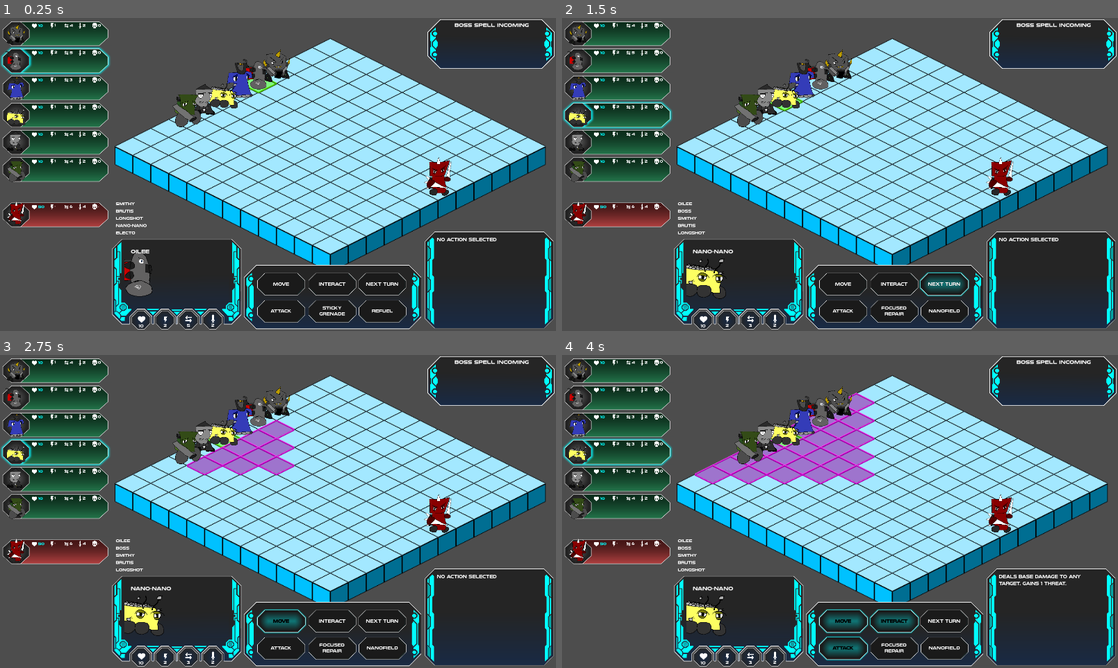
Above: before the commit, frames 1-4 (two rows, left to right).
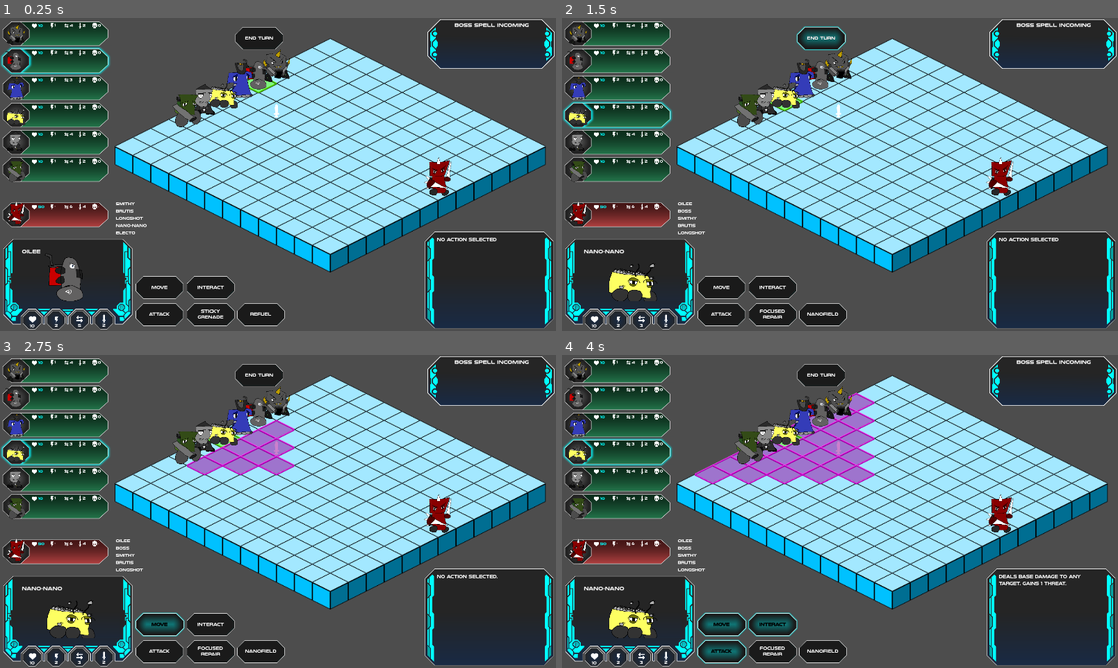
Above: after the commit, the same moments.

Repository: ScottHo/tactics
Game: Godot game, scene res://level.tscn
Same seed, same stepped clock (60 frames per second), same inputs: the game is played once before the commit and once after it.
Inputs:
- Up to frame 1 (0.25 s): no input
- Up to frame 2 (1.5 s): click "Next Turn" (after the commit: "End Turn") at 0.5 s; click "Next Turn" (after the commit: "End Turn") at 1.25 s
- Up to frame 3 (2.75 s): click "Move" at 2 s
- Up to frame 4 (4 s): click "Interact" at 2.75 s; click "Attack" at 3.5 s

The runs differ from the first frame. In frame 1, 16% of the frame differs, in the area x 0-76%, y 2-100%; in frame 2, 17%; in frame 3, 17%; in frame 4, 17%.

Commit message:
Start of interact service

Diff:
--- /dev/null
+++ b/DisplayHover.gd
@@ -0,0 +1,20 @@
+extends Node2D
+
+
+# Called when the node enters the scene tree for the first time.
+func _ready():
+    var r : ReferenceRect = $".."
+    r.mouse_entered.connect(show_tooltip)
+    r.mouse_exited.connect(hide_tooltip)
+    return
+
+
+func show_tooltip():
+    print("SHOW")
+    visible = true
+    return
+
+func hide_tooltip():
+    print("HIDE")
+    visible = false
+    return
--- a/Entity.gd
+++ b/Entity.gd
@@ -2,12 +2,14 @@
 
 var id: int
 var display_name: String
+var sprite: Node2D
 var alive: bool = true
 var location: Vector2i
 var attack: Action
 var action1: Action
 var action2: Action
 var moves_left: int
+var interactable: Interactable
 
 # Variable Stats
 var threat: int
@@ -17,7 +19,6 @@
 # Base Stats
 var max_health: int
 var movement: int
-var sprite: Node2D
 var speed: int # 10 is average, per 100 "cycles"
 var damage: int
 var armor: int
--- a/EntityInfoTab.tscn
+++ b/EntityInfoTab.tscn
@@ -1,10 +1,12 @@
-[gd_scene load_steps=9 format=3 uid="uid://dbb2avwiipbtb"]
+[gd_scene load_steps=11 format=3 uid="uid://dbb2avwiipbtb"]
 
 [ext_resource type="Script" path="res://EntityInfoTab.gd" id="1_r63co"]
 [ext_resource type="Texture2D" uid="uid://bwcjqtrnb8v1q" path="res://Assets/info_box.png" id="2_syuky"]
 [ext_resource type="Texture2D" uid="uid://b8pefgb5l0j42" path="res://Assets/arrow_reserve.png" id="3_yf7ib"]
 [ext_resource type="Texture2D" uid="uid://dodutmihl1csn" path="res://Assets/item_sword.png" id="4_flx8q"]
+[ext_resource type="Texture2D" uid="uid://b0n75a3fumq10" path="res://Assets/Quest Panel.svg" id="4_k0ivy"]
 [ext_resource type="Texture2D" uid="uid://dc3pjsse52ru1" path="res://Assets/heart_white.png" id="4_reefb"]
+[ext_resource type="Script" path="res://DisplayHover.gd" id="4_wnaqp"]
 [ext_resource type="Texture2D" uid="uid://i5cao7fn5vrc" path="res://Assets/white_bolt.png" id="5_0vfv3"]
 [ext_resource type="Texture2D" uid="uid://dhn2kw5m6too0" path="res://Assets/skull.png" id="8_3f53c"]
 
@@ -33,6 +35,17 @@
 position = Vector2(87.0245, 0)
 scale = Vector2(0.5, 0.5)
 texture = ExtResource("4_reefb")
+
+[node name="ReferenceRect" type="ReferenceRect" parent="Stats/HeartSprite"]
+offset_left = -28.7156
+offset_top = -25.3759
+offset_right = 111.284
+offset_bottom = 24.6241
+
+[node name="Sprite2D" type="Sprite2D" parent="Stats/HeartSprite/ReferenceRect"]
+visible = false
+texture = ExtResource("4_k0ivy")
+script = ExtResource("4_wnaqp")
 
 [node name="HpLabel" type="Label" parent="Stats"]
 offset_left = 102.875
--- /dev/null
+++ b/InteractService.gd
@@ -0,0 +1,82 @@
+class_name InteractService extends Node2D
+
+var _state: State
+var _enabled: bool = false
+var _entity: Entity
+var _action_type: int = -1
+var _target: Vector2i
+var _map_bfs: MapBFS
+
+@onready var tileMap: MainTileMap = $"../TileMap"
+@onready var highlightMap: HighlightMap = $"../HighlightMap"
+
+signal interactDone
+
+func _ready():
+    return
+
+func _input(event):
+    if not _enabled:
+        return
+    if event is InputEventMouseMotion:
+        var coords: Vector2i = tileMap.globalToPoint(get_global_mouse_position())
+        if _target != coords:
+            clearTargetHighlights()
+            _target = coords
+            if not _map_bfs.inRange(_target):
+                return
+            fillTargetHighlights()
+    if event is InputEventMouseButton and event.is_pressed():
+        match event.button_index:
+            MOUSE_BUTTON_LEFT:
+                print(_target)
+                var _inter: Interactable = _state.interactable_on_tile(_target)
+                if _inter == null:
+                    print("Could not find interactable")
+                    return
+                if _entity.interactable != null and _inter.storable:
+                    print("Already has item")
+                    return
+                print("Interact with" + _inter.display_name)
+                _inter.effect.call(_entity)
+                if _inter.storable:
+                    print("Stored")
+                    _entity.interactable = _inter
+                _state.remove_interactable(_inter)
+                interactDone.emit()
+                finish()
+                return
+    return
+
+func setState(state: State):
+    _state = state
+    return
+
+func fillTargetHighlights():
+    highlightMap.set_cell(0, _target, 0, Highlights.RED, 0)
+    return
+
+func clearTargetHighlights():
+    if _map_bfs.inRange(_target):
+        highlightMap.set_cell(0, _target, 0, Highlights.PURPLE, 0)
+    else:
+        highlightMap.set_cell(0, _target, 0, Highlights.EMPTY, 0)
+    _target = Vector2i(999,999)
+    return
+
+func maxRange() -> int:
+    return 1
+
+func finish():
+    if _map_bfs != null:
+        _map_bfs.resetHighlights(false)
+    _enabled = false
+    return
+
+func start(entity: Entity):
+    _entity = entity
+    _map_bfs = MapBFS.new()
+    _map_bfs.init(_entity.location, 1, tileMap, highlightMap, Highlights.PURPLE, _state, false, false)
+    _map_bfs.resetHighlights(true)
+    _enabled = true
+    return
--- /dev/null
+++ b/Interactable.gd
@@ -0,0 +1,9 @@
+class_name Interactable extends Node
+
+var display_name: String
+var description: String
+var effect: Callable
+var repeated_effect: Callable
+var storable: bool
+var location: Vector2i
+var sprite: Node2D
--- a/level.gd
+++ b/level.gd
@@ -9,6 +9,7 @@
 @onready var aiSpecialService: AiSpecialService = $AiSpecialService
 @onready var deathService: DeathService = $DeathService
 @onready var infoService: InfoService = $InfoService
+@onready var interactService: InteractService = $InteractService
 @onready var tileMap: MainTileMap = $TileMap
 @onready var highlightMap: HighlightMap = $HighlightMap
 var current_turn_id: int = -1
@@ -29,8 +30,10 @@
     menuService.nextTurnActionInitiate.connect(nextTurn)
     menuService.moveActionInitiate.connect(doMove)
     menuService.actionInitiate.connect(doAction)
+    menuService.interactActionInitiate.connect(doInteract)
     moveService.movesFound.connect(movesFound)
     actionService.actionDone.connect(actionDone)
+    interactService.interactDone.connect(interactDone)
     importTestData()
 
     actionService.setState(state)
@@ -41,6 +44,7 @@
     deathService.setState(state)
     turnService.setState(state)
     infoService.setState(state)
+    interactService.setState(state)
     infoService.start()
     turnService.update()
     menuService.setState(state)
@@ -98,6 +102,25 @@
     ent = _add_test_entity("Boss", 50, 6, 10, Vector2i(11, 2), "res://enemy_1.tscn", false)
     ent.damage += 2
     ActionFactory.add_base_attack(ent, 1)
+
+    var _inter = Interactable.new()
+    _inter.display_name = "Test"
+    _inter.description = "Test Interactable Description"
+    _inter.effect = func (user: Entity):
+        print("on pick up")
+        return
+    _inter.repeated_effect = func (user: Entity):
+        print("repeat")
+        return
+    _inter.storable = true
+    _inter.location = Vector2i(2,2)
+    var sprite: Sprite2D  = Sprite2D.new()
+    sprite.texture = load("res://Assets/item_sword.png")
+    sprite.scale = Vector2(.3, .3)
+    _inter.sprite = sprite
+    add_child(sprite)
+    sprite.global_position = tileMap.pointToGlobal(_inter.location)
+    state.add_interactable(_inter)
     return
 
 func _add_test_entity(display_name, health, movement, speed, location, sprite_path, ally):
@@ -133,6 +156,9 @@
     currentEntity().moves_left = currentEntity().get_movement()
     currentEntity().energy += 1
     if state.allies.has(current_turn_id):
+        if currentEntity().interactable != null:
+            if currentEntity().interactable.repeated_effect != null:
+                currentEntity().interactable.repeated_effect.call(currentEntity())
         currentEntity().loseThreat(1)
         _is_ai_turn = false
         menuService.enableAllButtons()
@@ -226,8 +252,10 @@
     return
 
 func resetPlayerServices():
+    menuService.set_description_text("No Action Selected.")
     moveService.finish()
     actionService.finish()
+    interactService.finish()
     highlightMap.highlight(currentEntity())
     return
 
@@ -236,8 +264,10 @@
     menuService.updateAllEntities()
     return
 
-func doMove():
+func doMove(on):
     resetPlayerServices()
+    if not on:
+        return
     moveService.start(currentEntity())
     return
 
@@ -262,8 +292,24 @@
     highlightMap.highlight(currentEntity())
     return
 
-func doAction(action_type: int):
+func doInteract(on):
     resetPlayerServices()
+    if not on:
+        return
+    interactService.start(currentEntity())
+    menuService.set_description_text("Interact with objects")
+    return
+
+func interactDone():
+    interactService.finish()
+    update_character_menu()
+    checkDeaths()
+    return
+
+func doAction(on, action_type: int):
+    resetPlayerServices()
+    if not on:
+        return
     actionService.start(currentEntity(), action_type)
     var d = ""
     if action_type == ActionType.ATTACK:
--- a/level.tscn
+++ b/level.tscn
@@ -14,6 +14,7 @@
 [ext_resource type="Script" path="res://DeathService.gd" id="12_4b2o3"]
 [ext_resource type="Script" path="res://AiSpecialService.gd" id="12_nmvgr"]
 [ext_resource type="Script" path="res://InfoService.gd" id="14_x5dxj"]
+[ext_resource type="Script" path="res://InteractService.gd" id="15_dm32j"]
 
 [node name="MainService" type="Node2D"]
 y_sort_enabled = true
@@ -75,3 +76,6 @@
 
 [node name="InfoService" type="Node2D" parent="."]
 script = ExtResource("14_x5dxj")
+
+[node name="InteractService" type="Node2D" parent="."]
+script = ExtResource("15_dm32j")
--- a/menu.gd
+++ b/menu.gd
@@ -8,7 +8,7 @@
 signal interactActionInitiate
 signal actionInitiate
 @onready var moveButton: Button = $BottomBar/MoveButton
-@onready var nextTurnButton: Button = $BottomBar/TurnButton
+@onready var nextTurnButton: Button = $TurnButton
 @onready var interactButton: Button = $BottomBar/InteractButton
 @onready var attackButton: Button = $BottomBar/AttackButton
 @onready var action1Button: Button = $BottomBar/Action1Button
@@ -18,36 +18,17 @@
 @onready var currentTurnLabel: Label = $CharacterContainer/CurrentTurnLabel
 @onready var healthLabel: Label = $CharacterContainer/HealthLabel
 @onready var damageLabel: Label = $CharacterContainer/DamageLabel
-@onready var buttonsBar: MenuContainer = $BottomBar
-@onready var mechanicsContainer: MenuContainer = $MechanicContainer
-@onready var characterContainer: MenuContainer = $CharacterContainer
-@onready var tabContainer: MenuContainer = $EntityTabContainer
 
 func _ready():
-    moveButton.button_down.connect(func(): moveActionInitiate.emit())
     nextTurnButton.button_down.connect(func(): nextTurnActionInitiate.emit())
-    interactButton.button_down.connect(func(): interactActionInitiate.emit())
-    attackButton.button_down.connect(func(): actionInitiate.emit(ActionType.ATTACK))
-    action1Button.button_down.connect(func(): actionInitiate.emit(ActionType.ACTION1))
-    action2Button.button_down.connect(func(): actionInitiate.emit(ActionType.ACTION2))
+
+    moveButton.toggled.connect(func(b): moveActionInitiate.emit(b))
+    interactButton.toggled.connect(func(b): interactActionInitiate.emit(b))
+    attackButton.toggled.connect(func(b): actionInitiate.emit(b, ActionType.ATTACK))
+    action1Button.toggled.connect(func(b): actionInitiate.emit(b, ActionType.ACTION1))
+    action2Button.toggled.connect(func(b): actionInitiate.emit(b, ActionType.ACTION2))
     cache_button_states()
     _tab_dict = {}
-    return
-
-func _input(event):
-    if event is InputEventMouseMotion:
-        if buttonsBar.in_bounds():
-            print("buttons")
-            return
-        if mechanicsContainer.in_bounds():
-            print("mechs")
-            return
-        if characterContainer.in_bounds():
-            print("character")
-            return
-        if tabContainer.in_bounds():
-            print("tabs")
-            return
     return
 
 func setState(state: State):
@@ -170,9 +151,13 @@
 func disableAllButtons():
     unpress_all_buttons()
     nextTurnButton.disabled = true
-    interactButton.disabled = true
+    disableInteractButton()
     disableActionButtons()
     disableMovesButton()
+    return
+
+func disableInteractButton():
+    interactButton.disabled = true
     return
 
 func disableMovesButton():
--- a/menu.tscn
+++ b/menu.tscn
@@ -1,18 +1,17 @@
-[gd_scene load_steps=14 format=3 uid="uid://ccrflxfdcwo3c"]
+[gd_scene load_steps=13 format=3 uid="uid://ccrflxfdcwo3c"]
 
 [ext_resource type="Script" path="res://menu.gd" id="1_0qs77"]
 [ext_resource type="Texture2D" uid="uid://c6kfrhv74ajpf" path="res://Assets/short-panel.png" id="2_mrg4l"]
-[ext_resource type="Texture2D" uid="uid://cxirdqevwnnvd" path="res://Assets/long-vertical.png" id="3_5elim"]
 [ext_resource type="Texture2D" uid="uid://2ljolncf0onw" path="res://Assets/Large-screen-no-buttons.png" id="3_ththa"]
 [ext_resource type="Theme" uid="uid://d3xlkfucuimn7" path="res://Themes/MyTheme.tres" id="4_cvwx3"]
 [ext_resource type="FontFile" uid="uid://bk36iunqbewli" path="res://Themes/nulshock bd.otf" id="5_n8sjp"]
 [ext_resource type="Texture2D" uid="uid://b26gil3t3beok" path="res://Assets/panel_buttons_background.png" id="6_xc4a1"]
 [ext_resource type="Texture2D" uid="uid://ddplqs8w1cxa0" path="res://Assets/horizontal-fullscreen-button-holder-with-buttons.png" id="7_dt2eg"]
+[ext_resource type="Texture2D" uid="uid://ui7y4aq56qpg" path="res://Assets/Boss1.png" id="8_pd4nx"]
 [ext_resource type="Texture2D" uid="uid://i5cao7fn5vrc" path="res://Assets/white_bolt.png" id="9_vl4vh"]
 [ext_resource type="Texture2D" uid="uid://dc3pjsse52ru1" path="res://Assets/heart_white.png" id="10_slf17"]
 [ext_resource type="Texture2D" uid="uid://b8pefgb5l0j42" path="res://Assets/arrow_reserve.png" id="11_p5wk3"]
 [ext_resource type="Texture2D" uid="uid://dodutmihl1csn" path="res://Assets/item_sword.png" id="12_xlgau"]
-[ext_resource type="Script" path="res://MenuContainer.gd" id="13_m1fgd"]
 
 [node name="Node2D" type="Node2D"]
 z_index = 10
@@ -83,7 +82,6 @@
 offset_right = 1570.99
 offset_bottom = 157.625
 scale = Vector2(0.9, 0.9)
-script = ExtResource("13_m1fgd")
 
 [node name="Short-panel" type="Sprite2D" parent="MechanicContainer"]
 scale = Vector2(0.3, 0.3)
@@ -114,7 +112,6 @@
 offset_top = 590.282
 offset_right = 1529.3
 offset_bottom = 856.282
-script = ExtResource("13_m1fgd")
 
 [node name="Sci-fi-ui-panels" type="Sprite2D" parent="DescriptionContainer"]
 scale = Vector2(0.2, 0.2)
@@ -131,17 +128,20 @@
 text = "No Action Selected."
 autowrap_mode = 2
 
+[node name="TurnButton" type="Button" parent="."]
+offset_left = 645.0
+offset_top = 21.0
+offset_right = 785.0
+offset_bottom = 91.0
+focus_mode = 0
+theme = ExtResource("4_cvwx3")
+text = "End Turn"
+
 [node name="BottomBar" type="ReferenceRect" parent="."]
-offset_left = 673.312
-offset_top = 681.691
-offset_right = 1163.31
-offset_bottom = 859.691
-script = ExtResource("13_m1fgd")
-
-[node name="LongBar" type="Sprite2D" parent="BottomBar"]
-scale = Vector2(0.26, 0.26)
-texture = ExtResource("3_5elim")
-centered = false
+offset_left = 337.0
+offset_top = 691.0
+offset_right = 826.998
+offset_bottom = 869.0
 
 [node name="MoveButton" type="Button" parent="BottomBar"]
 layout_mode = 0
@@ -166,17 +166,6 @@
 text = "Interact
 "
 
-[node name="TurnButton" type="Button" parent="BottomBar"]
-layout_mode = 0
-offset_left = 312.09
-offset_top = 18.0523
-offset_right = 452.09
-offset_bottom = 88.0523
-focus_mode = 0
-theme = ExtResource("4_cvwx3")
-text = "Next Turn
-"
-
 [node name="AttackButton" type="Button" parent="BottomBar"]
 layout_mode = 0
 offset_left = 33.1986
@@ -213,12 +202,11 @@
 "
 
 [node name="CharacterContainer" type="ReferenceRect" parent="."]
-offset_left = 309.212
-offset_top = 610.388
-offset_right = 709.212
-offset_bottom = 890.388
+offset_left = 8.0
+offset_top = 610.0
+offset_right = 408.0
+offset_bottom = 890.0
 scale = Vector2(0.9, 0.9)
-script = ExtResource("13_m1fgd")
 
 [node name="CharacterBackground" type="Sprite2D" parent="CharacterContainer"]
 scale = Vector2(0.27, 0.27)
@@ -226,6 +214,9 @@
 centered = false
 
 [node name="CharacterSprite" type="Sprite2D" parent="CharacterContainer"]
+position = Vector2(121.987, 15.1244)
+scale = Vector2(0.3, 0.3)
+texture = ExtResource("8_pd4nx")
 centered = false
 
 [node name="TransparentCharacterFrame" type="Sprite2D" parent="CharacterContainer"]
@@ -234,6 +225,7 @@
 centered = false
 
 [node name="CurrentTurnLabel" type="Label" parent="CharacterContainer"]
+layout_mode = 0
 offset_left = 57.1958
 offset_top = 25.5548
 offset_right = 98.1958
@@ -243,6 +235,7 @@
 vertical_alignment = 1
 
 [node name="NumMovesLabel" type="Label" parent="CharacterContainer"]
+layout_mode = 0
 offset_left = 211.304
 offset_top = 247.114
 offset_right = 259.304
@@ -254,6 +247,7 @@
 vertical_alignment = 1
 
 [node name="HealthLabel" type="Label" parent="CharacterContainer"]
+layout_mode = 0
 offset_left = 64.8148
 offset_top = 247.614
 offset_right = 112.815
@@ -265,6 +259,7 @@
 vertical_alignment = 1
 
 [node name="CurrentEnergy" type="Label" parent="CharacterContainer"]
+layout_mode = 0
 offset_left = 138.558
 offset_top = 248.455
 offset_right = 186.558
@@ -276,6 +271,7 @@
 vertical_alignment = 1
 
 [node name="DamageLabel" type="Label" parent="CharacterContainer"]
+layout_mode = 0
 offset_left = 284.994
 offset_top = 246.114
 offset_right = 332.994
@@ -313,4 +309,3 @@
 [node name="EntityTabContainer" type="ReferenceRect" parent="."]
 offset_right = 302.0
 offset_bottom = 864.0
-script = ExtResource("13_m1fgd")
--- a/state.gd
+++ b/state.gd
@@ -3,6 +3,7 @@
 var entities: ID_Dict = ID_Dict.new()
 var allies: Array[int] = []
 var enemies: Array[int] = []
+var interactables: Array = []
 
 
 func all_allies() -> Array:
@@ -81,3 +82,20 @@
         if _entity.location == vector:
             return _entity
     return null
+
+func interactable_on_tile(vector):
+    for _interactable in interactables:
+        print(_interactable.location)
+        if _interactable.location == vector:
+            print("!!")
+            return _interactable
+    return null
+
+func add_interactable(inter: Interactable):
+    interactables.append(inter)
+    return
+
+func remove_interactable(inter: Interactable):
+    interactables.remove_at(interactables.find(inter))
+    inter.sprite.queue_free()
+    return
Not shown, changed: NOTES.txt
Not shown: 1 places in level.tscn that only renumber resources
